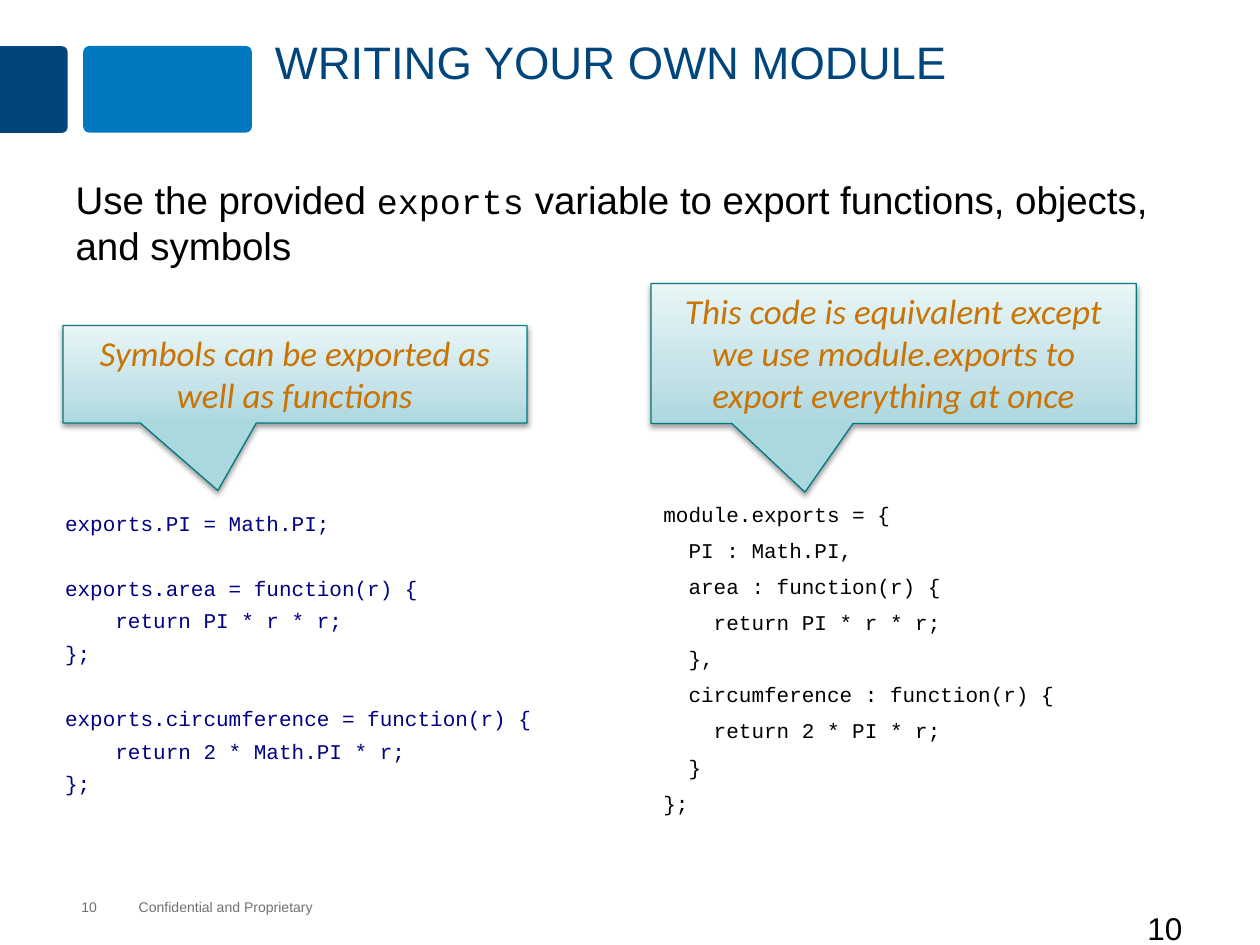
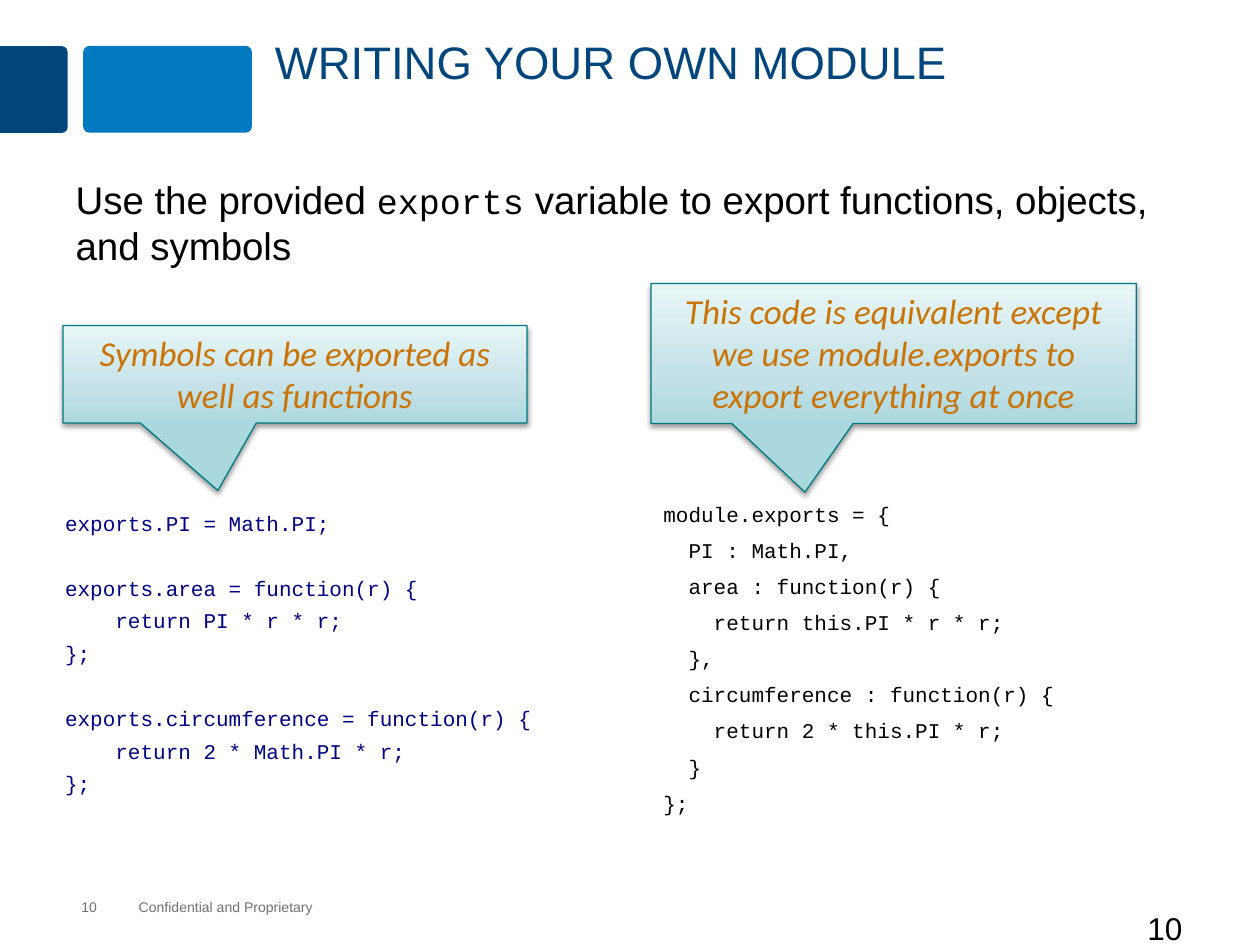
Before and after one commit to MaxMillington/nodePractice, a slide deck: slide 10 of node/lesson-45-modules/modules.pptx. Drawn at 1260x945 pixels with LibreOffice and Linux fonts; fonts in the diff are those of the drawing; background and template pictures are left out. Boxes give left, top, right and bottom in pixels: in the first picture for what was removed or moved away, otherwise in the second. Text is boxed around its words. In the diff, an @@ line names an element or a change of style, - is before the commit and + after.

Commit message:
Fixed foil for this.PI

```diff
--- a/node/lesson-45-modules/modules.pptx
+++ b/node/lesson-45-modules/modules.pptx
@@ text at (714, 615, 1003, 634): text changed @@
-return PI * r * r;
+return this.PI * r * r;
@@ text at (714, 724, 1003, 742): text changed @@
-return 2 * PI * r;
+return 2 * this.PI * r;
```
